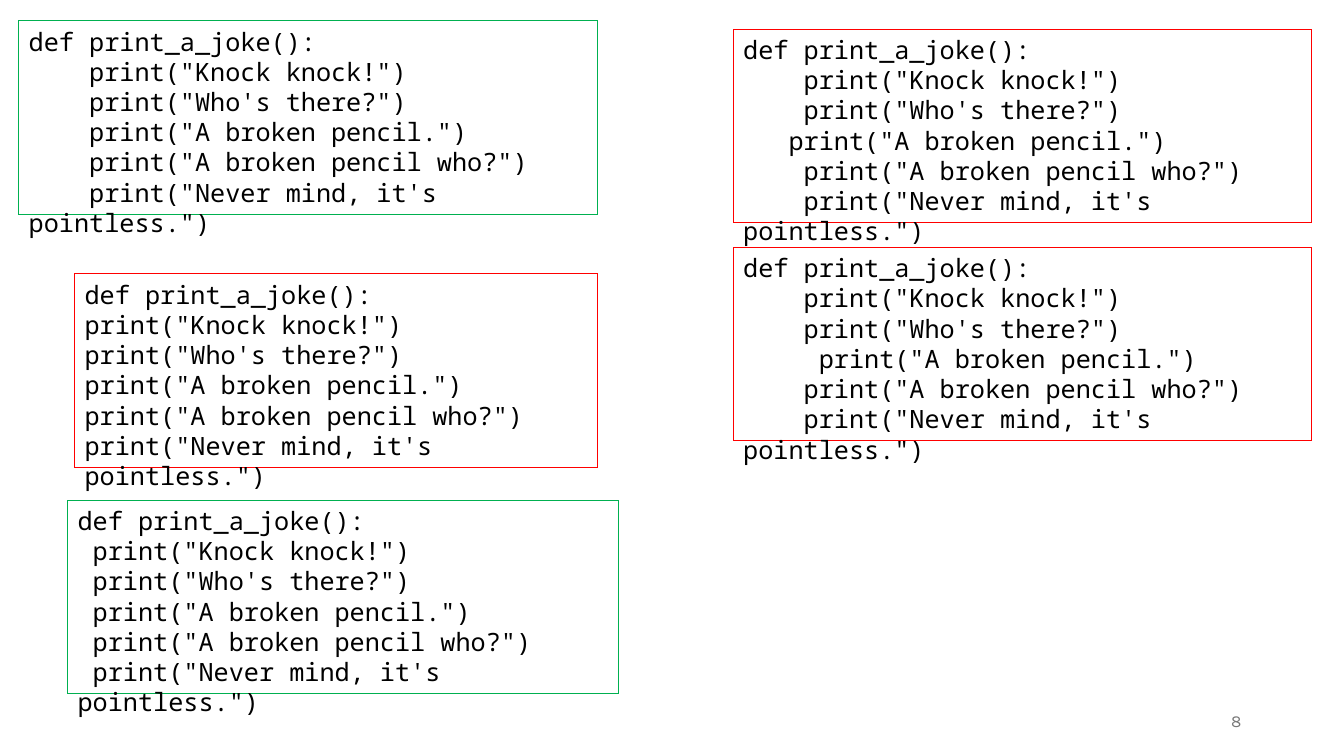
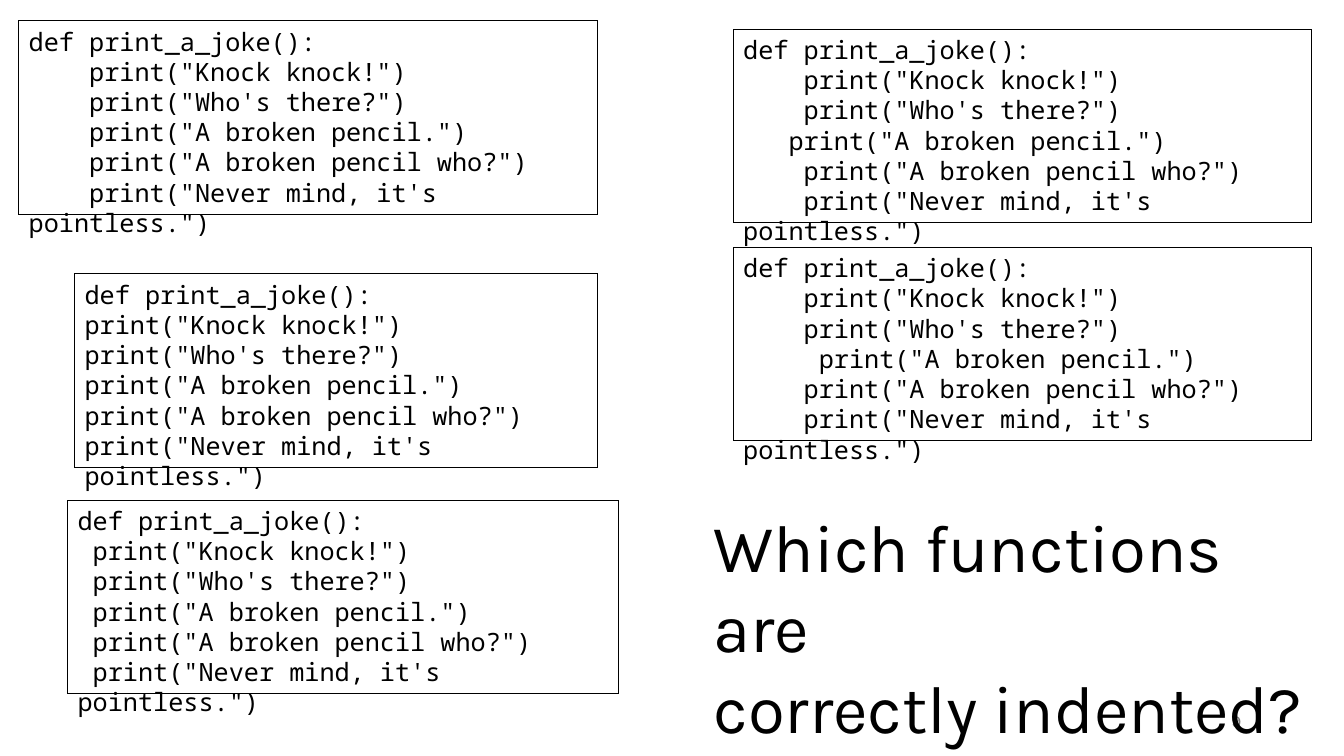
Before and after one commit to tjd1234/cmpt120fall2024, a slide deck: slide 9 of lecture_notes/chapter3/chapter3.pptx (slide 8 before the commit). Drawn at 1344x756 pixels with LibreOffice and Linux fonts; fonts in the diff are those of the drawing. Boxes give left, top, right and bottom in pixels: in the first picture for what was removed or moved away, otherwise in the second. Text is boxed around its words. In the diff, an @@ line names an element or a change of style, - is before the commit and + after.

```diff
--- a/lecture_notes/chapter3/chapter3.pptx
+++ b/lecture_notes/chapter3/chapter3.pptx
@@ rectangle "def print_a_joke():" at (x1=19, y1=21, x2=598, y2=215): outline #00B050 0.75 pt to #000000 0.75 pt @@
@@ outline #FF0000 0.75 pt to #000000 0.75 pt in 3 elements at (x1=733, y1=29, x2=1312, y2=223), (x1=733, y1=248, x2=1312, y2=442), (x1=75, y1=274, x2=598, y2=468) @@
@@ rectangle "def print_a_joke():" at (x1=68, y1=500, x2=618, y2=694): outline #00B050 0.75 pt to #000000 0.75 pt @@
@@ text added at (x1=714, y1=525, x2=1302, y2=750), 48 pt, text #000000 @@
+Which functions are
+correctly indented?
@@ page number at (x1=1232, y1=712, x2=1242, y2=732): text changed @@
-8
+9
```
Also in this commit, not shown: 4 other slides changed, 15 slides added, 2 other files.
